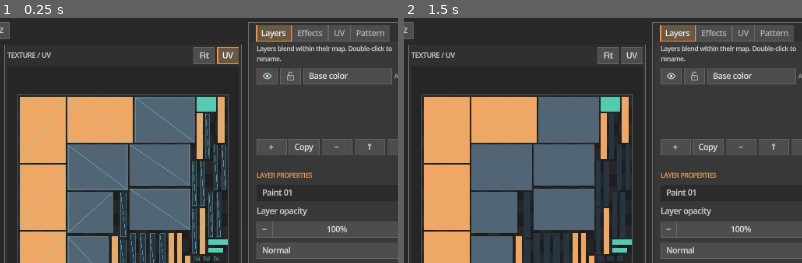
Above: before the commit, frames 1-2 (left to right).
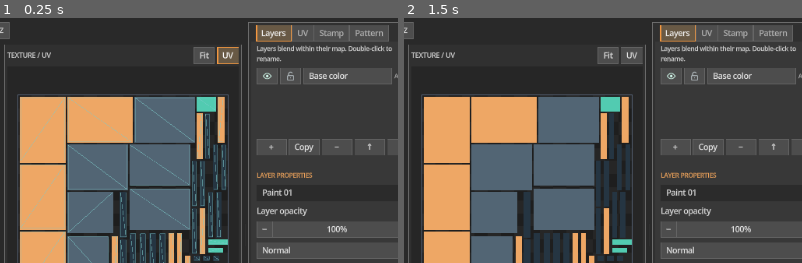
Above: after the commit, the same moments.

Repository: duasun/PixelTexturePainter
Game: Godot game, scene res://scenes/main_window.tscn
Two runs of this game, one before a commit and one after it. Both use one fixed random seed, a clock stepped at 60 frames per second and the inputs below.
Inputs:
- Up to frame 1 (0.25 s): no input
- Up to frame 2 (1.5 s): click "UV" at 0.5 s; click "File" at 1.25 s
The pictures show only the part of the screen within x 46-96%, y 7-57%; the shares and areas given below are measured in that part.

The runs differ from the first frame. In frame 1, 0.3% of the frame differs, in the area x 74-98%, y 3-10%; in frame 2, 0.3%.

Commit message:
Reorder inspector tabs and preserve saved selection

Diff:
--- a/scenes/main_window.tscn
+++ b/scenes/main_window.tscn
@@ -226,19 +226,19 @@
 size_flags_horizontal = 3
 layout_mode = 2
 unique_name_in_owner = true
-[node name="Effects" type="ScrollContainer" parent="Margin/Layout/MainSplit/InspectorDock/Inspector"]
-layout_mode = 2
-horizontal_scroll_mode = 0
-[node name="Effects" parent="Margin/Layout/MainSplit/InspectorDock/Inspector/Effects" instance=ExtResource("effects")]
-size_flags_horizontal = 3
-layout_mode = 2
-unique_name_in_owner = true
 [node name="UV" type="ScrollContainer" parent="Margin/Layout/MainSplit/InspectorDock/Inspector"]
 layout_mode = 2
 horizontal_scroll_mode = 0
 [node name="UV" parent="Margin/Layout/MainSplit/InspectorDock/Inspector/UV" instance=ExtResource("uv")]
 size_flags_horizontal = 3
 layout_mode = 2
+unique_name_in_owner = true
+[node name="Stamp" type="ScrollContainer" parent="Margin/Layout/MainSplit/InspectorDock/Inspector"]
+layout_mode = 2
+horizontal_scroll_mode = 0
+[node name="StampPanel" parent="Margin/Layout/MainSplit/InspectorDock/Inspector/Stamp" instance=ExtResource("stamp")]
+layout_mode = 2
+size_flags_horizontal = 3
 unique_name_in_owner = true
 [node name="PaletteDock" type="PanelContainer" parent="Margin/Layout/MainSplit/LeftColumn/MainDock"]
 layout_mode = 2
@@ -255,12 +255,12 @@
 size_flags_horizontal = 3
 layout_mode = 2
 unique_name_in_owner = true
-[node name="Stamp" type="ScrollContainer" parent="Margin/Layout/MainSplit/InspectorDock/Inspector"]
-layout_mode = 2
-horizontal_scroll_mode = 0
-[node name="StampPanel" parent="Margin/Layout/MainSplit/InspectorDock/Inspector/Stamp" instance=ExtResource("stamp")]
-layout_mode = 2
-size_flags_horizontal = 3
+[node name="Effects" type="ScrollContainer" parent="Margin/Layout/MainSplit/InspectorDock/Inspector"]
+layout_mode = 2
+horizontal_scroll_mode = 0
+[node name="Effects" parent="Margin/Layout/MainSplit/InspectorDock/Inspector/Effects" instance=ExtResource("effects")]
+size_flags_horizontal = 3
+layout_mode = 2
 unique_name_in_owner = true
 [node name="StatusBar" type="HBoxContainer" parent="Margin/Layout"]
 layout_mode = 2
--- a/tests/render_smoke.gd
+++ b/tests/render_smoke.gd
@@ -51,7 +51,7 @@
 		await process_frame
 		await RenderingServer.frame_post_draw
 		root.get_texture().get_image().save_png("res://test_output/inspector_%d.png" % index)
-		if index == 4:
+		if index == 2:
 			var preview = scene.get_node("%StampPanel/Preview")
 			var pivot: Vector2 = preview._image_rect().get_center()
 			var wheel := InputEventMouseButton.new()
--- a/tests/run_preferences.gd
+++ b/tests/run_preferences.gd
@@ -130,7 +130,7 @@
 	scene.get_node("%Effects/AOSection").button_pressed = true
 	scene.get_node("%Effects/BlurSection").button_pressed = true
 	scene.get_node("%UV/Padding").set_value(5)
-	scene.get_node("%Inspector").current_tab = 4
+	scene.get_node("%Inspector").current_tab = 2
 	await process_frame
 	var preview = scene.get_node("%StampPanel/Preview")
 	var wheel := InputEventMouseButton.new()
@@ -145,6 +145,7 @@
 	scene._save_preferences()
 	var stored := ConfigFile.new()
 	check(stored.load(config_path) == OK and stored.get_value("files","last_project","") == project_path and stored.get_value("spray","flow",0) == 7.5,"Config saves last project and spray settings")
+	check(stored.get_value("view","inspector_tab_name","") == "Stamp","Config saves inspector tab by name")
 	root.remove_child(scene); scene.free()
 	var reopened = load("res://scenes/main_window.tscn").instantiate()
 	reopened.settings_path = config_path
@@ -154,7 +155,7 @@
 	check(reopened.document.path == project_path and reopened.document.title == "Field crate","Startup reopens last project")
 	check(reopened.document.stamp_image != null and reopened.document.stamp_region == Rect2i(2,0,3,4) and reopened.get_nod …(207 unchanged characters)…
 	check(reopened.document.pattern_image != null and reopened.document.pattern_settings.angle == 90.0 and reopened.document.pattern_settings.scale == 1.25 and reopened.get_node("%Pattern/OffsetY").value == -2.0,"Last project restores Pattern image and transform")
-	check(reopened.get_node("%Inspector").current_tab == 4 and reopened.get_node("%StampPanel/Preview").view_state().zoom > 1.0,"Last inspector tab and stamp zoom restore")
+	check(reopened.get_node("%Inspector").current_tab == 2 and reopened.get_node("%StampPanel/Preview").view_state().zoom > 1.0,"Last inspector tab and stamp zoom restore")
 	check(reopened.get_node("%Effects/AOStrength").value == 42 and reopened.get_node("%Effects/AORadius").value == 11 and reopened.get_node("%Effects/AOFalloff").selected == 2 and reopened.get_node("%UV/Padding").value == 5,"Inspector effect and UV controls restore")
 	check(reopened.get_node("%Effects/EdgeScatter").value == 9 and reopened.get_node("%Effects/EdgeNoise").value == 52 and reopened.get_node("%Effects/EdgeFalloff").value == 80,"Geometry edge scatter settings restore")
 	check(reopened.get_node("%Effects/NormalStrength").value == 175 and reopened.get_node("%Effects/BlurRadius").value ==  …(237 unchanged characters)…
@@ -169,12 +170,18 @@
 	reopened._action("ToggleRestoreLast")
 	reopened._save_preferences()
 	root.remove_child(reopened); reopened.free()
+	var legacy_settings := ConfigFile.new()
+	check(legacy_settings.load(config_path) == OK,"Legacy inspector settings can be loaded")
+	legacy_settings.erase_section_key("view","inspector_tab_name")
+	legacy_settings.set_value("view","inspector_tab",4)
+	check(legacy_settings.save(config_path) == OK,"Legacy inspector settings can be saved")
 	var sample = load("res://scenes/main_window.tscn").instantiate()
 	sample.settings_path = config_path
 	root.add_child(sample)
 	sample.get_node("%Autosave").stop()
 	await ready_document(sample)
 	check(sample.document.path.is_empty() and sample.document.title == "Field crate","Disabling reopen starts the sample while retaining last-project path")
+	check(sample.get_node("%Inspector").current_tab == 2,"Old Stamp tab index migrates to its new position")
 	sample.document.saved_revision = sample.document.revision
 	print("PREFERENCES CHECKS: %d passed / %d; failures: %d" % [checks-failures,checks,failures])
 	quit(1 if failures else 0)
--- a/tests/run_ui.gd
+++ b/tests/run_ui.gd
@@ -27,6 +27,10 @@
 	root.size = Vector2i(1440,900)
 	scene.get_node("%Autosave").stop()
 	await ready_document(scene)
+	var inspector: TabContainer = scene.get_node("%Inspector")
+	var tab_names: Array[String] = []
+	for index in inspector.get_tab_count(): tab_names.append(str(inspector.get_child(index).name))
+	check(tab_names == ["Layers","UV","Stamp","Pattern","Effects"], "Inspector tabs follow the requested order")
 	var model_view: ModelView = scene.model_view
 	var zoom_point: Vector2 = model_view.display.size * 0.5
 	var zoom_hit: Dictionary = model_view._hit(zoom_point)
@@ -451,7 +455,7 @@
 	stamp_image.save_png(stamp_path)
 	scene._file_action = "stencil"
 	scene._file_selected(stamp_path)
-	check(scene.painter.tool == "stencil" and scene.get_node("%Inspector").current_tab == 4 and scene.document.stamp_region == Rect2i(0,0,8,4), "Loading a stamp opens its inspector and defaults to full image")
+	check(scene.painter.tool == "stencil" and scene.get_node("%Inspector").current_tab == 2 and scene.document.stamp_region == Rect2i(0,0,8,4), "Loading a stamp opens its inspector and defaults to full image")
 	var stamp_panel = scene.get_node("%StampPanel")
 	var crop = stamp_panel.get_node("Preview")
 	var bounds: Rect2 = crop._image_rect()
--- a/ui/main_window.gd
+++ b/ui/main_window.gd
@@ -325,7 +325,7 @@
 	%ToolOptions.set_tool(tool)
 	%SprayOptions.visible = tool == "spray"
 	if tool == "select": model_view.get_node("Header/Wires").button_pressed = true
-	if tool == "stencil": %Inspector.current_tab = 4
+	if tool == "stencil": _show_inspector_tab("Stamp")
 	_refresh_cursor()
 	_queue_preferences_save()
 	_status({"gradient": "Gradient: click and drag the direction. Length stays exactly %d px. UV seams use unfolded surface distance." % gradient_length,
@@ -1229,7 +1229,7 @@
 					history.push(document, {"kind": "property", "target": document, "property": "pattern_image", "before": document.pattern_image, "after": image})
 					document.pattern_image = image
 				else: _apply_pattern(document.selected_layer().pattern_faces)
-				%Inspector.current_tab = 3
+				_show_inspector_tab("Pattern")
 				%ToolBar.select("texture")
 
 func _texture_fill(faces: PackedInt32Array) -> void:
@@ -1766,8 +1766,17 @@
 	for field in ["Angle", "Padding", "MoveStep", "Scale"]:
 		var control: NumberField = %UV.get_node(field)
 		control.set_value(float(_preferences.get_setting("uv",field,control.value)),false)
-	%Inspector.current_tab = clampi(int(_preferences.get_setting("view","inspector_tab",%Inspector.current_tab)),0,%Inspector.get_tab_count()-1)
+	var saved_tab_name := str(_preferences.get_setting("view","inspector_tab_name",""))
+	if not saved_tab_name.is_empty() and %Inspector.has_node(saved_tab_name):
+		_show_inspector_tab(saved_tab_name)
+	else:
+		var legacy_tab := clampi(int(_preferences.get_setting("view","inspector_tab",0)),0,4)
+		%Inspector.current_tab = [0,4,1,3,2][legacy_tab]
 	_restoring_preferences = false
+
+func _show_inspector_tab(tab_name: String) -> void:
+	var tab: Control = %Inspector.get_node_or_null(tab_name)
+	if tab != null: %Inspector.current_tab = tab.get_index()
 
 func _remember_project(path: String) -> void:
 	if path.is_empty(): return
@@ -1792,6 +1801,7 @@
 	_preferences.set_setting("view","model_background",model_view.background_color())
 	_preferences.set_setting("view","selection_mode",selection_mode)
 	_preferences.set_setting("view","inspector_tab",%Inspector.current_tab)
+	_preferences.set_setting("view","inspector_tab_name",str(%Inspector.get_child(%Inspector.current_tab).name))
 	if document != null and not document.path.is_empty() and document.path == _last_project_path:
 		_saved_stamp_view_path = document.path
 		_saved_stamp_view = %StampPanel.view_state()
